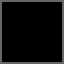
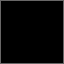
The second 64 × 64 image is a revision of the first. Changes to its layers:
removed layer "Layer 1" over box(1, 1, 63, 63)
added layer "Rectangle 1" above "Background" over box(1, 1, 63, 63)
added layer "Background" over box(1, 1, 63, 63)
